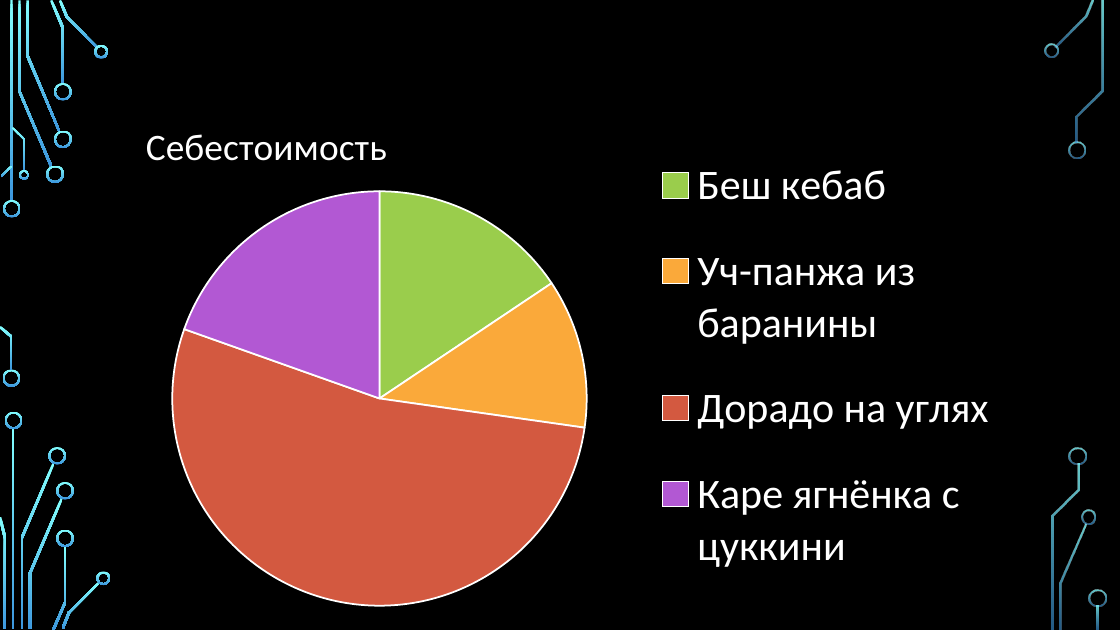
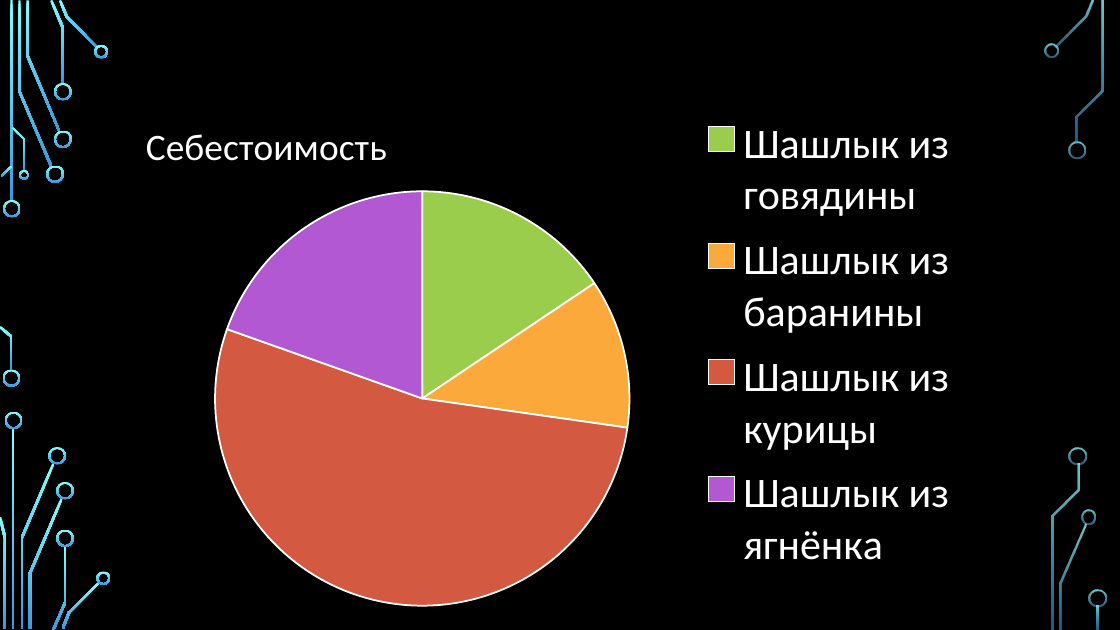
Before and after one commit to David2261/Scheme_Automation, a slide deck: slide 6 of 2023/Диплом/Арск Подруга/Презентация.pptx. Drawn at 1120x630 pixels with LibreOffice and Linux fonts; fonts in the diff are those of the drawing; background and template pictures are left out. Boxes give left, top, right and bottom in pixels: in the first picture for what was removed or moved away, otherwise in the second. Text is boxed around its words. In the diff, an @@ line names an element or a change of style, - is before the commit and + after.

```diff
--- a/2023/Диплом/Арск Подруга/Презентация.pptx
+++ b/2023/Диплом/Арск Подруга/Презентация.pptx
@@ pie chart at (105,96,1015,618) @@
-categories: Беш кебаб, Уч-панжа из баранины, Дорадо на углях, Каре ягнёнка с цуккини
+categories: Шашлык из говядины, Шашлык из баранины, Шашлык из курицы, Шашлык из ягнёнка
```
Also in this commit, not shown: 3 other slides changed, 3 slides added, 1 other file.
